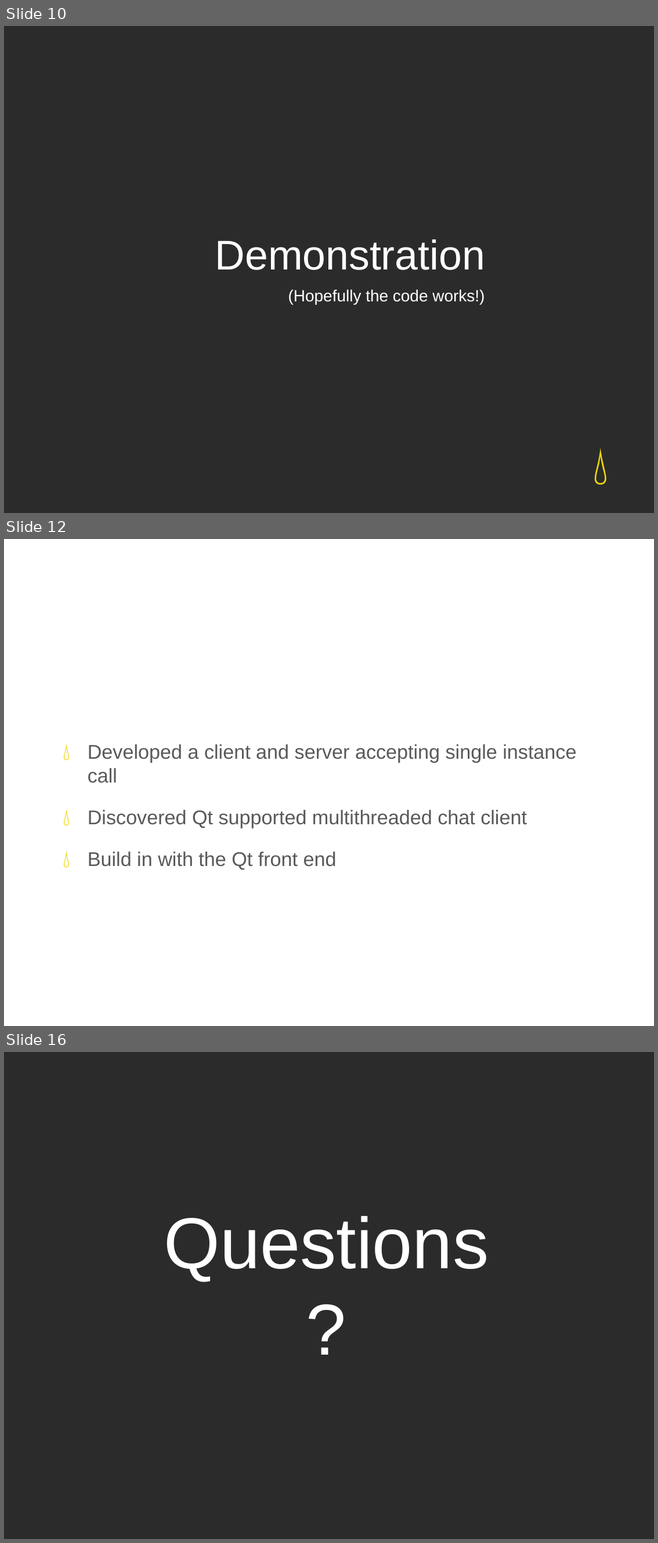
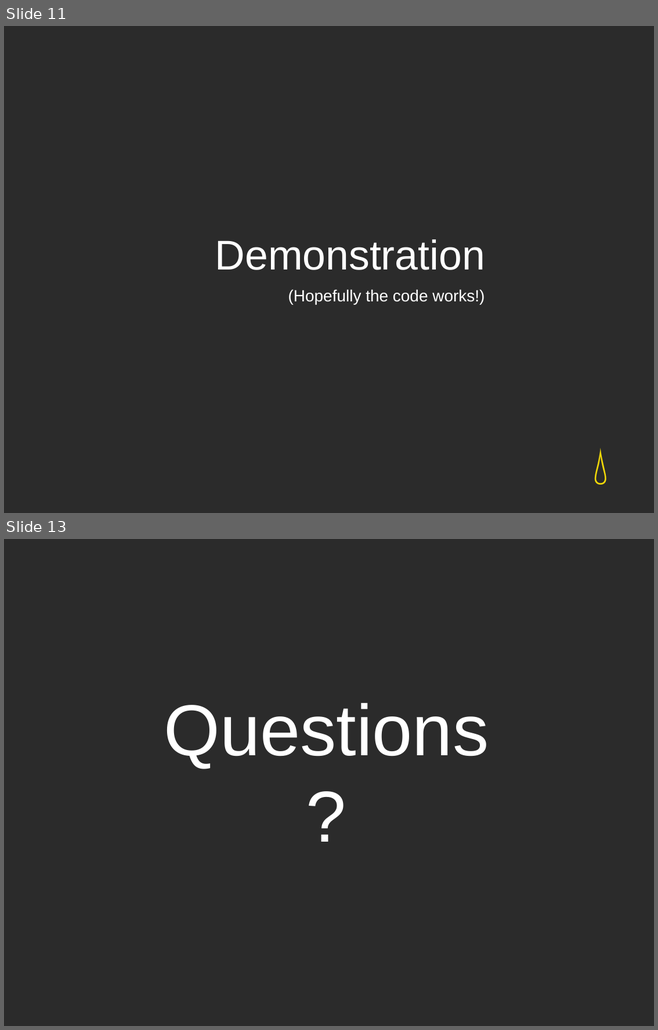
Before and after one commit to tjlagrow/Meme-Machine, a slide deck: Presentation/Project Presentation.pptx. Shown one above the other, each under a label of ours: slides 10, 12 and 16 before the commit, slides 11 and 13 after it; the slides between them are not shown. The pictures are 658x1543 and 658x1030 pixels, drawn with LibreOffice and Linux fonts; fonts in the diff are those of the drawing; background and template pictures are left out; a plain dark background stands for a picture behind light text. Boxes give left, top, right and bottom in pixels: in the first picture for what was removed or moved away, otherwise in the second. Text is boxed around its words. In the diff, an @@ line names an element or a change of style, - is before the commit and + after.

```diff
--- a/Presentation/Project Presentation.pptx
+++ b/Presentation/Project Presentation.pptx
@@ slide 12 removed at box(4, 539, 654, 1026), background picture (left out) @@
@@ text removed at box(88, 744, 576, 870) @@
-💧 Developed a client and server accepting single instance call
-💧 Discovered Qt supported multithreaded chat client
-💧 Build in with the Qt front end
@@ title removed at box(437, 810, 527, 825) @@
-Chat Server/Client
@@ what was slide 10 is now slide 11 @@
@@ what was slide 16 is now slide 13 @@
```
Also in this commit, not shown: 1 slide changed, 1 slide added, 3 other slides removed.
